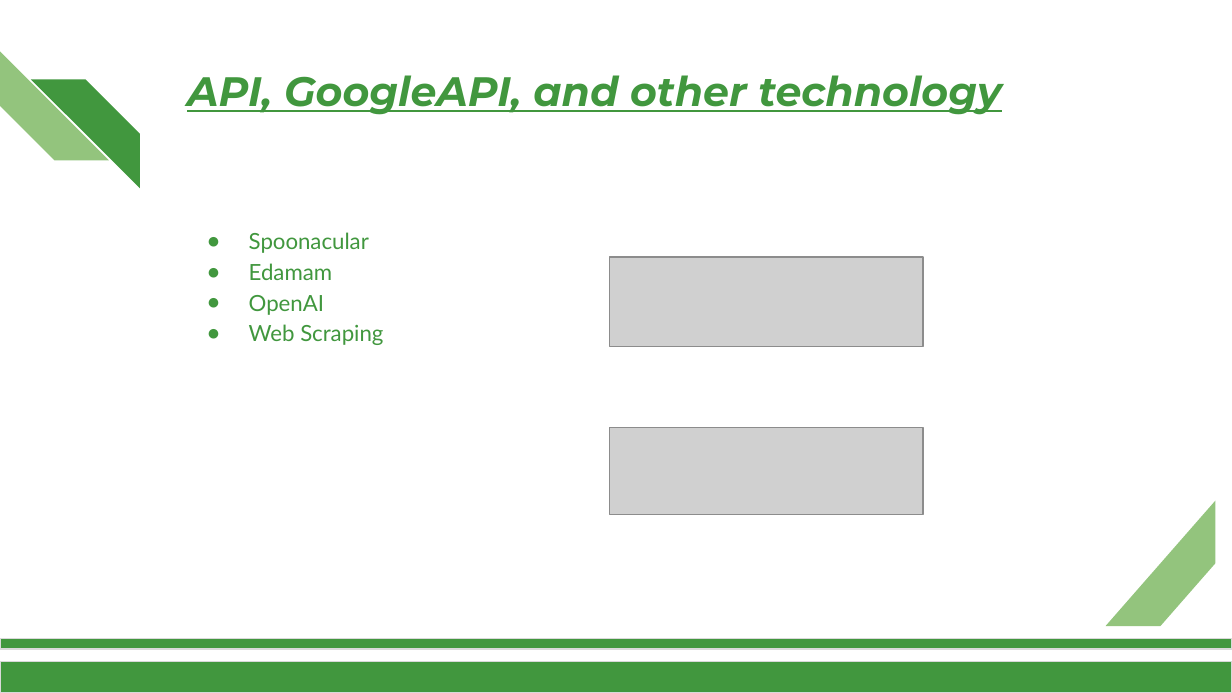
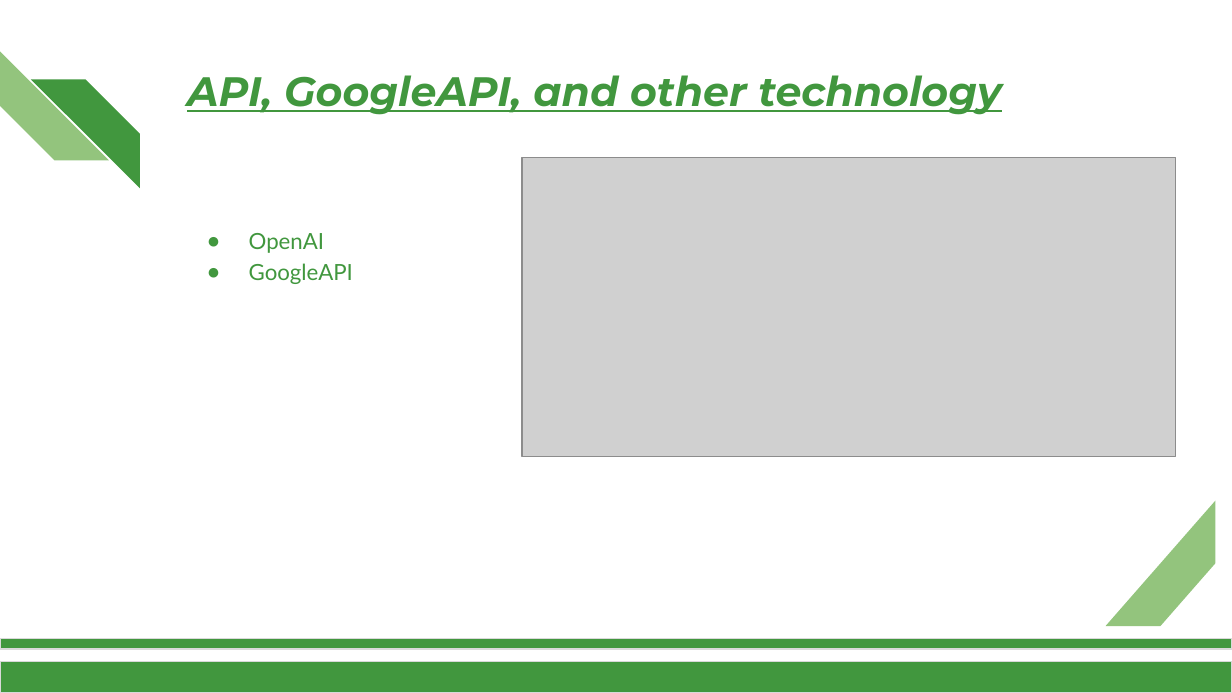
Before and after one commit to shippadam25/MealMind, a slide deck: slide 6 of Documents/Phase 2/ProjectPhase2.pptx. Drawn at 1232x693 pixels with LibreOffice and Linux fonts; fonts in the diff are those of the drawing; grey boxes stand for pictures; background and template pictures are left out. Boxes give left, top, right and bottom in pixels: in the first picture for what was removed or moved away, otherwise in the second. Text is boxed around its words. In the diff, an @@ line names an element or a change of style, - is before the commit and + after.

Commit message:
final ppt

```diff
--- a/Documents/Phase 2/ProjectPhase2.pptx
+++ b/Documents/Phase 2/ProjectPhase2.pptx
@@ picture added at [522, 158, 1177, 457] @@
@@ text at [249, 232, 369, 280]: paragraphs removed @@
-● Spoonacular
-● Edamam
@@ text at [249, 263, 353, 284]: text changed @@
-● Web Scraping
+● GoogleAPI
@@ picture removed at [610, 257, 923, 347] @@
@@ picture removed at [610, 428, 923, 514] @@
```
Also in this commit, not shown: 4 other slides changed, 4 slides added, 4 slides removed.
